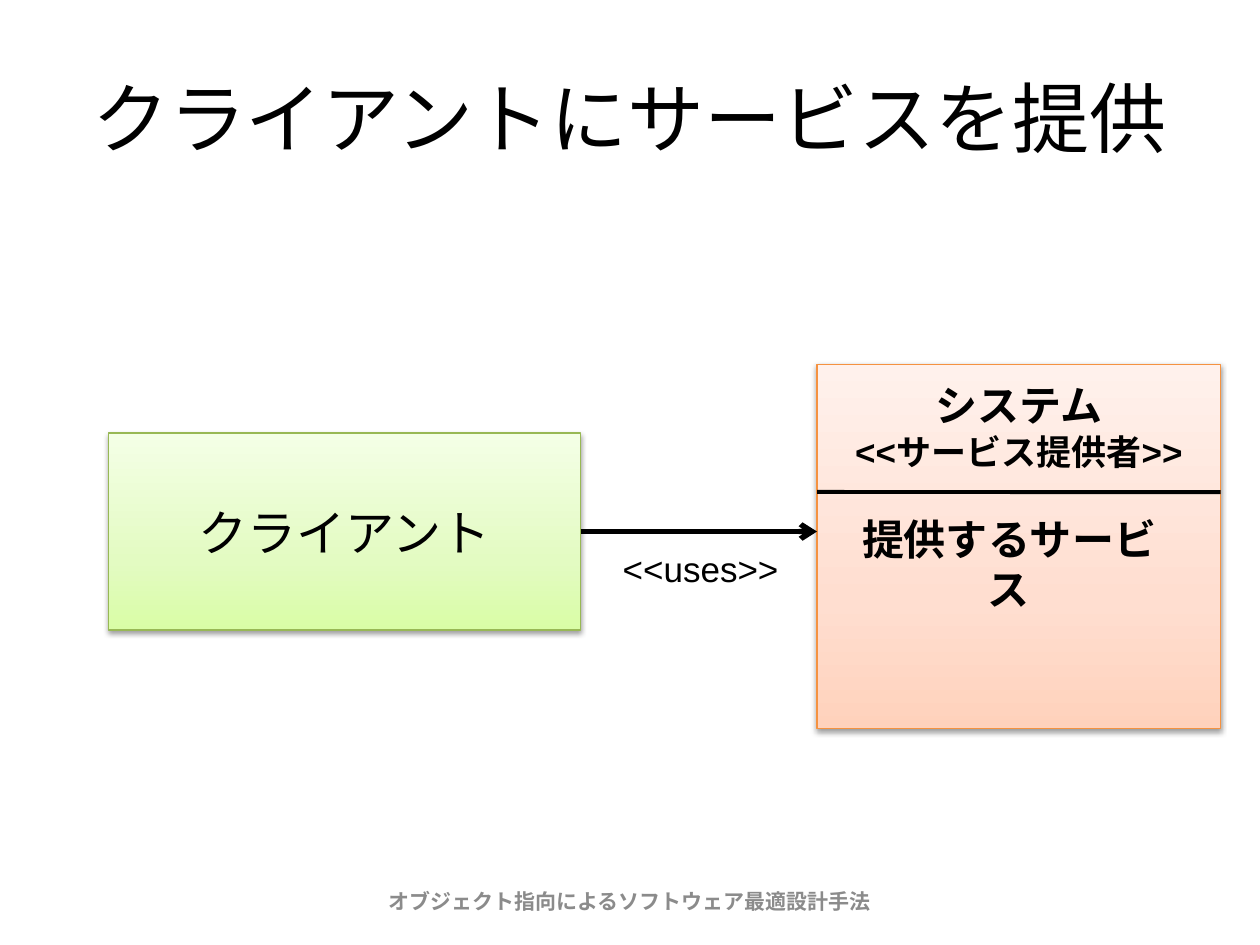
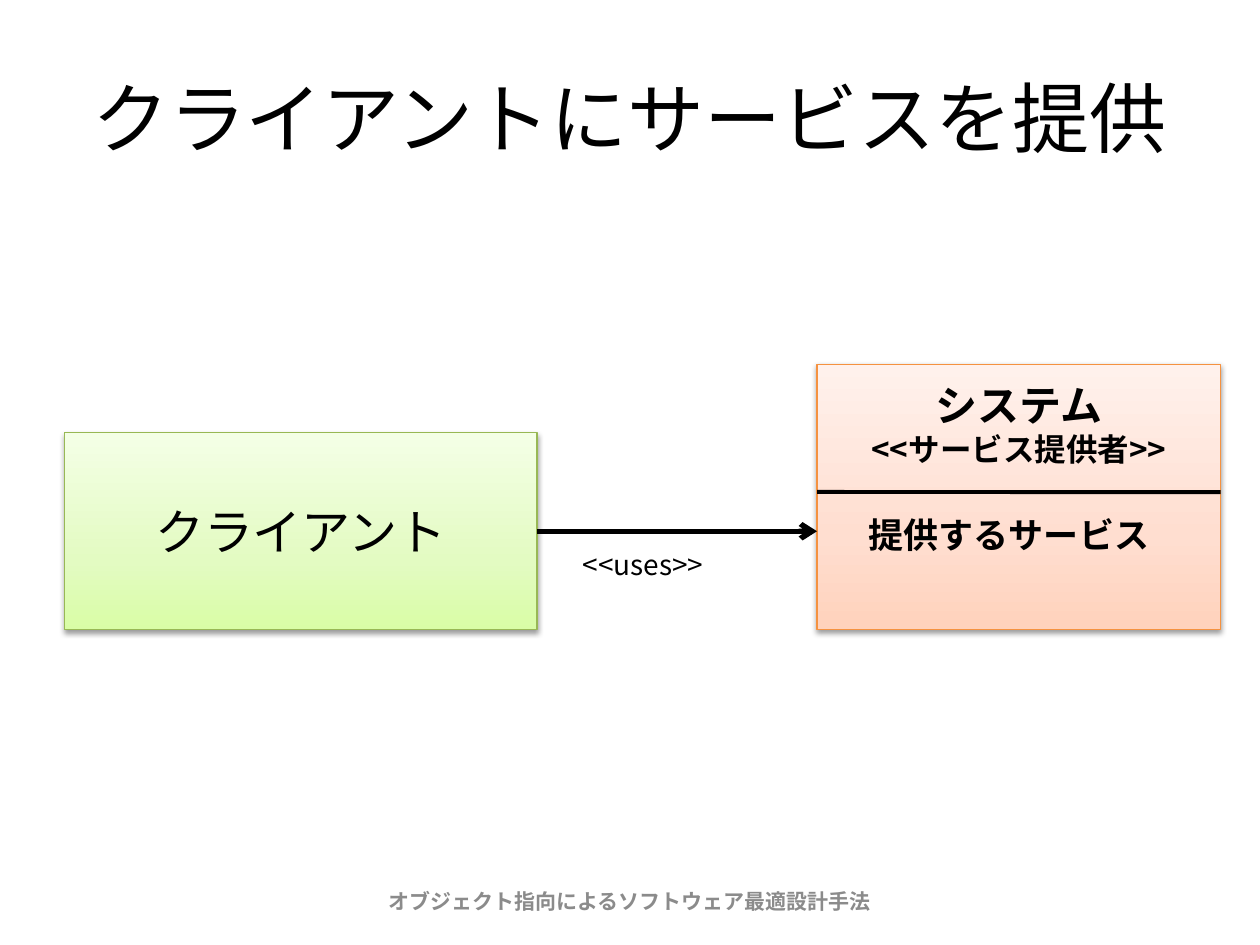
Before and after one commit to Fujiwo/Shos.ProgrammingBestPracticesAndPrinciples, a slide deck: slide 59 of 参考資料/元資料/オブジェクト指向によるソフトウェア最適設計手法 名前編.pptx. Drawn at 1260x945 pixels with LibreOffice and Linux fonts; fonts in the diff are those of the drawing. Boxes give left, top, right and bottom in pixels: in the first picture for what was removed or moved away, otherwise in the second. Text is boxed around its words. In the diff, an @@ line names an element or a change of style, - is before the commit and + after.

```diff
--- a/参考資料/元資料/オブジェクト指向によるソフトウェア最適設計手法 名前編.pptx
+++ b/参考資料/元資料/オブジェクト指向によるソフトウェア最適設計手法 名前編.pptx
@@ rectangle: place and size @@
-rectangle at [816,364,1220,728]
+rectangle at [816,364,1220,630]
@@ text "システム <<サービス提供者>>" at [871,388,1166,464]: size 20 to 18 pt in "<<サービス提供者>>"; font Arial to Noto Sans CJK JP @@
@@ rectangle "クライアント": place and size @@
-rectangle "クライアント" at [108,433,581,630]
+rectangle "クライアント" at [64,433,537,630]
@@ rectangle "クライアント" at [64,433,537,630]: font Calibri to Noto Sans CJK JP @@
@@ text "提供するサービス" at [869,518,1149,551]: size 24 to 20 pt, font Arial to Noto Sans CJK JP @@
@@ arrow moved from (581, 532) - (816, 532) to (537, 532) - (816, 532) @@
@@ text "<<uses>>": place and size @@
-text "<<uses>>" at [623,561,779,583]
+text "<<uses>>" at [583,558,704,576]
@@ text "<<uses>>" at [583,558,704,576]: size 20 to 16 pt, font Arial to Noto Sans CJK JP @@
```
Also in this commit, not shown: 7 other slides changed, 30 other files.
